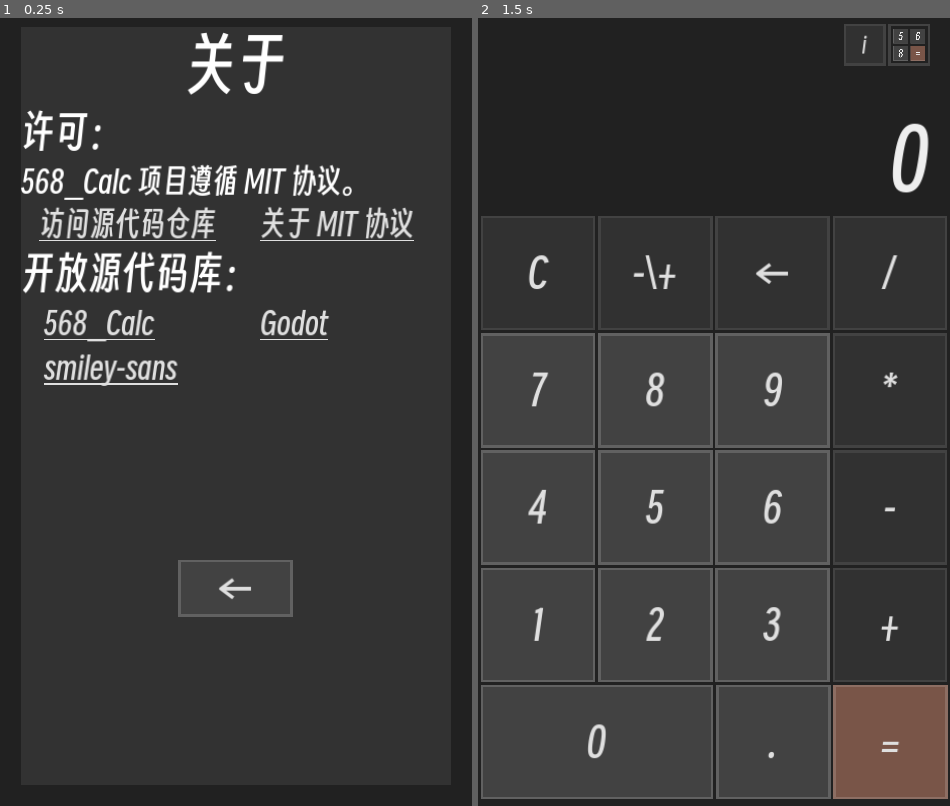
Above: before the commit, frames 1-2 (left to right).
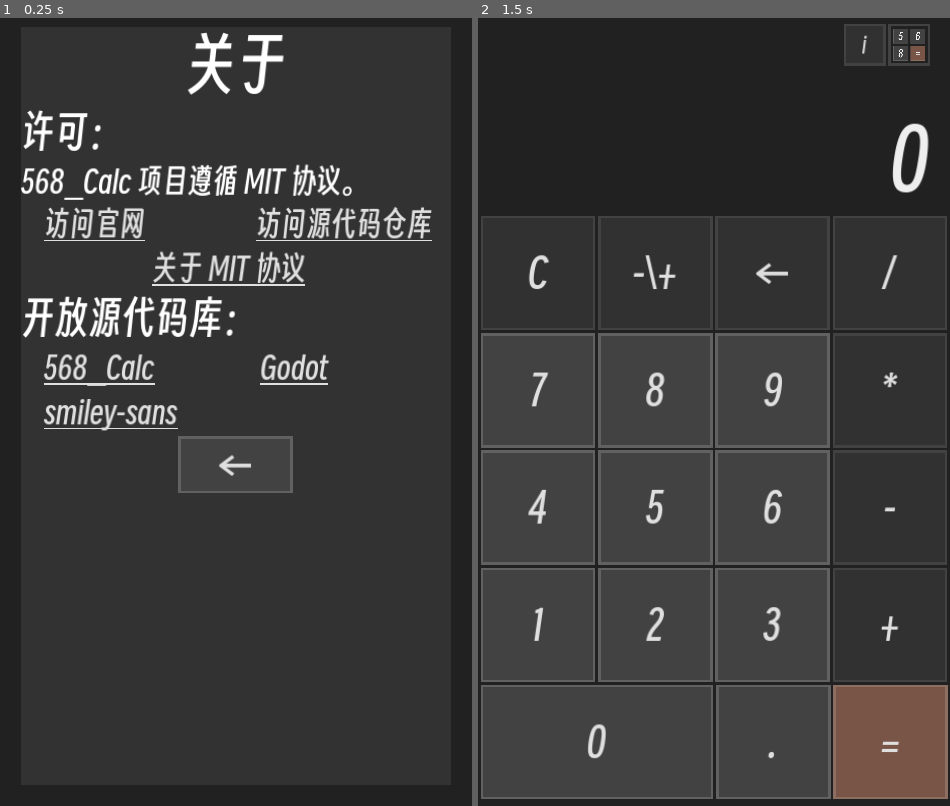
Above: after the commit, the same moments.

Repository: PJ-568/568_Calc
Game: Godot game, scene res://关于.tscn
Two runs of this game, one before a commit and one after it. Both use one fixed random seed, a clock stepped at 60 frames per second and the inputs below. This scene is started directly instead of the project's main scene.
Inputs:
- Up to frame 1 (0.25 s): no input
- Up to frame 2 (1.5 s): click "←" at 0.5 s; click "i" at 1.25 s

The runs differ from the first frame. In frame 1, 7.1% of the frame differs, in the area x 4-92%, y 23-77%; in frame 2, nothing differs.

Commit message:
新增官网链接

Diff:
--- a/关于.tscn
+++ b/关于.tscn
@@ -81,6 +81,17 @@
 [node name="HBoxContainer" type="HBoxContainer" parent="面板/背景色/MarginContainer/色/内容按钮分隔/正文和标题分隔2"]
 layout_mode = 2
 
+[node name="网页" type="LinkButton" parent="面板/背景色/MarginContainer/色/内容按钮分隔/正文和标题分隔2/HBoxContainer"]
+custom_minimum_size = Vector2(256, 64)
+layout_mode = 2
+size_flags_horizontal = 6
+size_flags_vertical = 6
+theme_override_fonts/font = ExtResource("1_8vcuf")
+theme_override_font_sizes/font_size = 48
+theme_override_styles/focus = SubResource("StyleBoxEmpty_cx36f")
+text = "访问官网"
+uri = "https://Calc.PJ568.eu.org"
+
 [node name="访问" type="LinkButton" parent="面板/背景色/MarginContainer/色/内容按钮分隔/正文和标题分隔2/HBoxContainer"]
 custom_minimum_size = Vector2(256, 64)
 layout_mode = 2
@@ -92,7 +103,7 @@
 text = "访问源代码仓库"
 uri = "https://github.com/PJ-568/568_Calc"
 
-[node name="MIT" type="LinkButton" parent="面板/背景色/MarginContainer/色/内容按钮分隔/正文和标题分隔2/HBoxContainer"]
+[node name="MIT" type="LinkButton" parent="面板/背景色/MarginContainer/色/内容按钮分隔/正文和标题分隔2"]
 custom_minimum_size = Vector2(256, 64)
 layout_mode = 2
 size_flags_horizontal = 6
@@ -154,7 +165,7 @@
 custom_minimum_size = Vector2(175, 64)
 layout_mode = 2
 size_flags_horizontal = 6
-size_flags_vertical = 6
+size_flags_vertical = 4
 theme_override_fonts/font = ExtResource("1_8vcuf")
 theme_override_font_sizes/font_size = 64
 theme_override_styles/normal = ExtResource("2_qbs1x")
